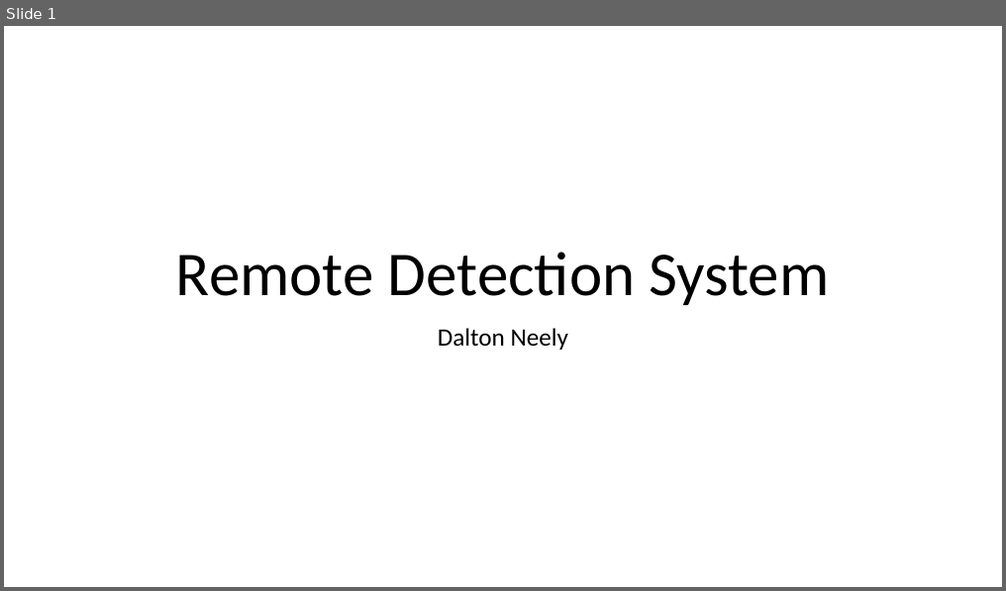
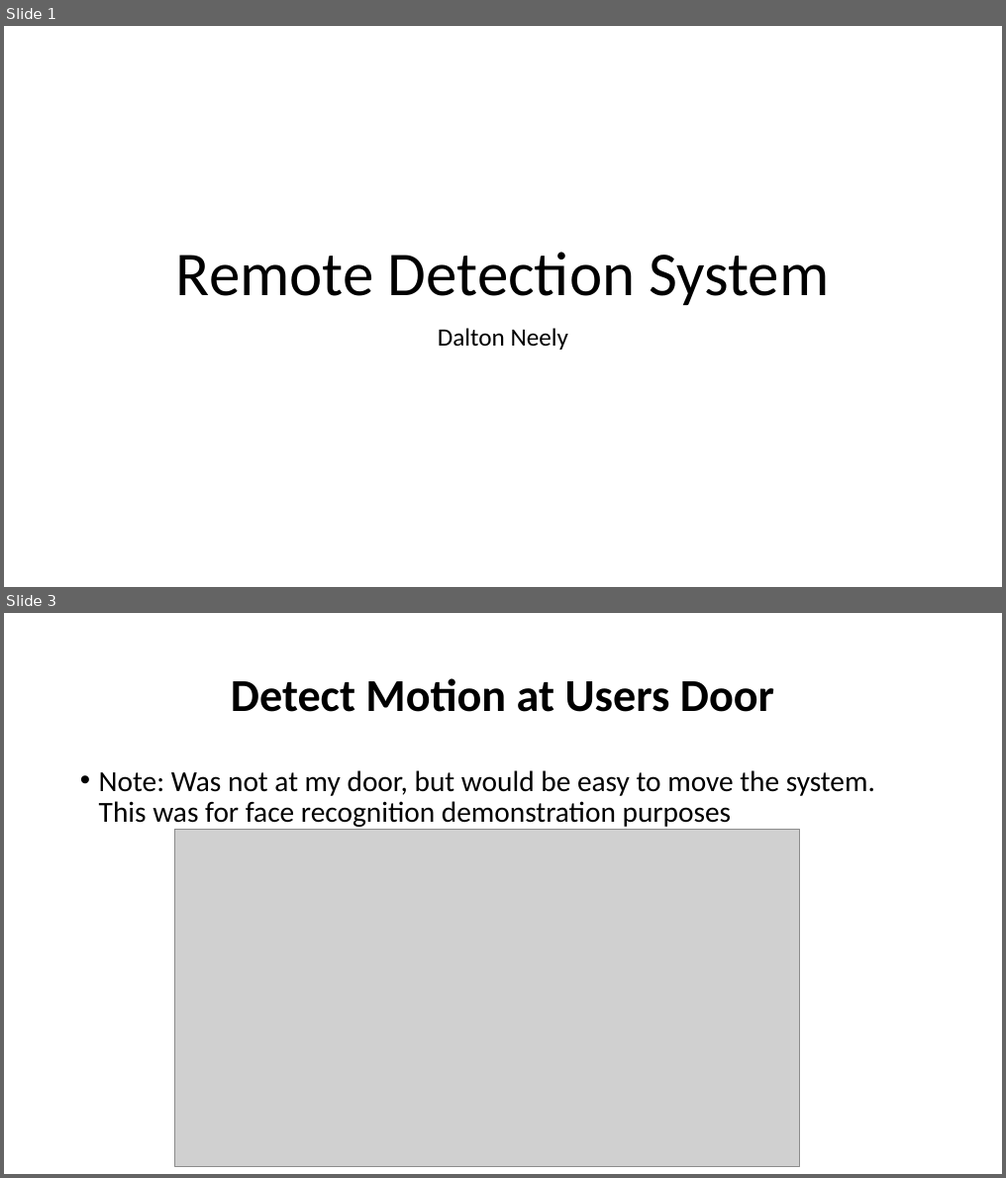
Before and after one commit to dalton-neely/NetworksFinal, a slide deck: Presentation.pptx. Shown one above the other, each under a label of ours: slide 1 before the commit, slides 1 and 3 after it; the slides between them are not shown. The pictures are 1006x591 and 1006x1178 pixels, drawn with LibreOffice and Linux fonts; fonts in the diff are those of the drawing; grey boxes stand for pictures. Boxes give left, top, right and bottom in pixels: in the first picture for what was removed or moved away, otherwise in the second. Text is boxed around its words. In the diff, an @@ line names an element or a change of style, - is before the commit and + after.

Commit message:
Added photos, Updated Presentation, Updated README

```diff
--- a/Presentation.pptx
+++ b/Presentation.pptx
@@ slide 3 added at [4,613,1002,1174], background #FFFFFF @@
@@ title added at [231,678,774,712], 44 pt, text #000000, bold @@
+Detect Motion at Users Door
@@ text added at [99,770,875,830], 28 pt, text #000000 @@
+• Note: Was not at my door, but would be easy to move the system. This was for face recognition demonstration purposes
@@ picture added at [174,830,800,1167] @@
```
Also in this commit, not shown: 6 other slides added, 15 other files.
